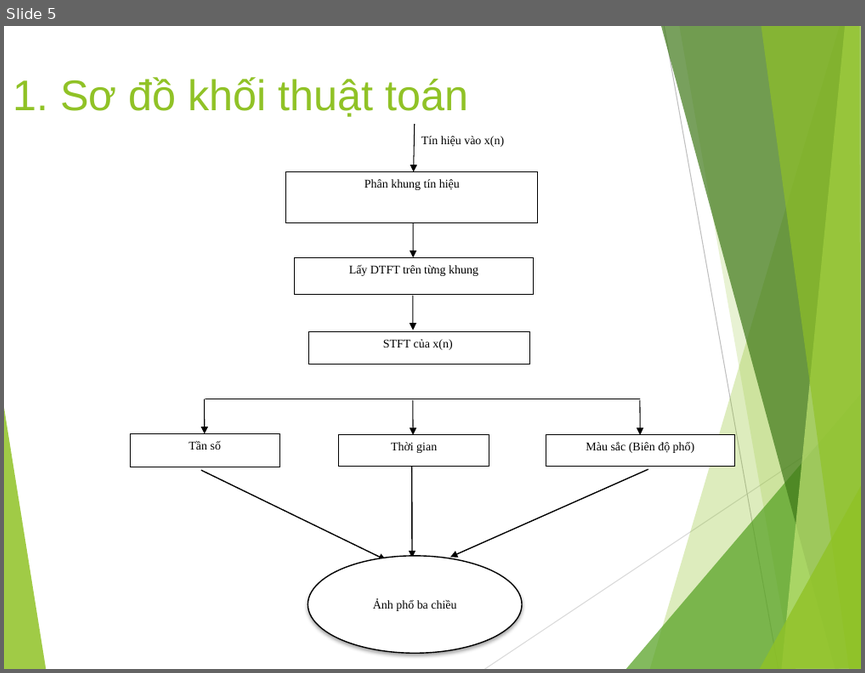
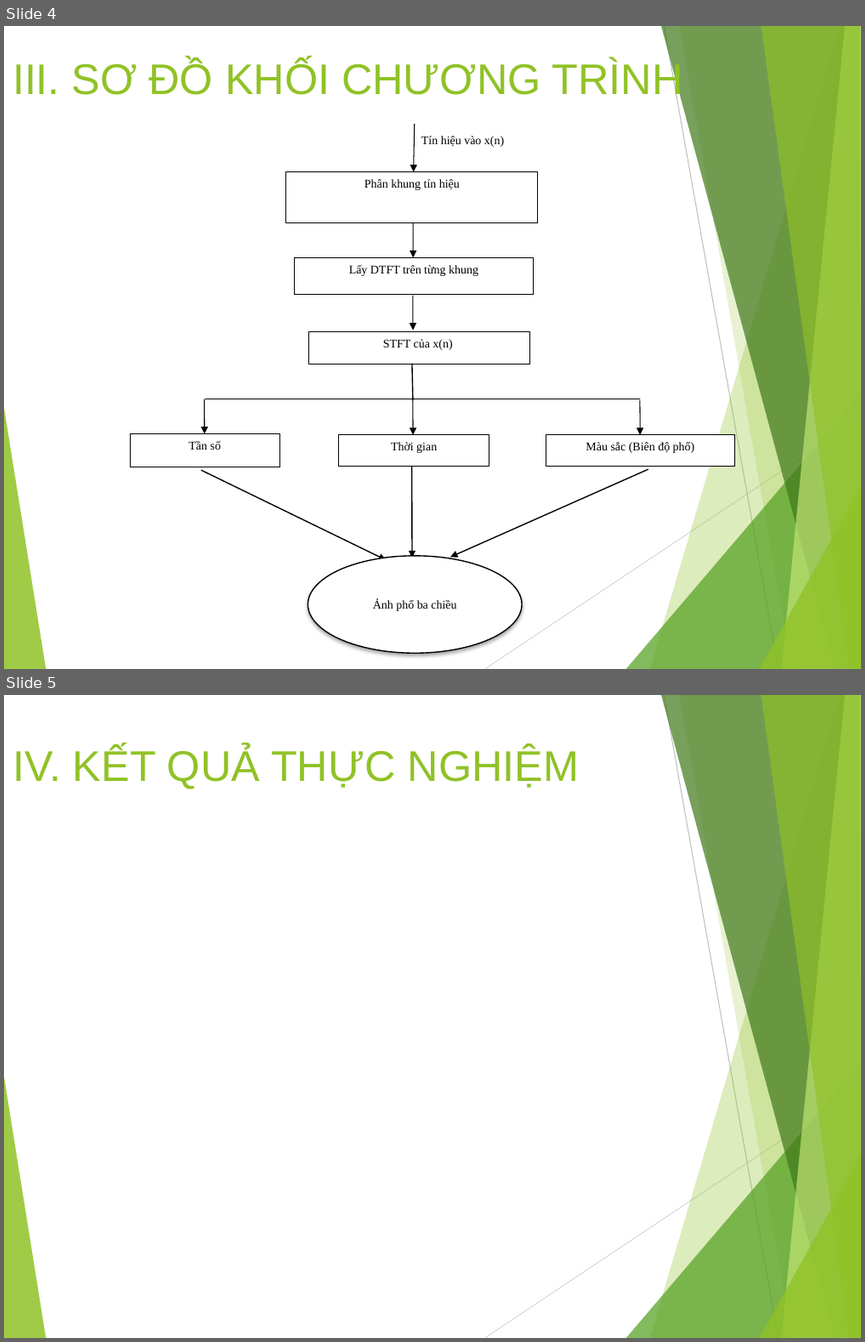
Before and after one commit to nhom-11-xlths/dE_02, a slide deck: SlideBaoCao.pptx. Shown one above the other, each under a label of ours: slide 5 before the commit, slides 4 and 5 after it. The pictures are 865x673 and 865x1342 pixels, drawn with LibreOffice and Linux fonts; fonts in the diff are those of the drawing. Boxes give left, top, right and bottom in pixels: in the first picture for what was removed or moved away, otherwise in the second. Text is boxed around its words. In the diff, an @@ line names an element or a change of style, - is before the commit and + after.

```diff
--- a/SlideBaoCao.pptx
+++ b/SlideBaoCao.pptx
@@ slide 5 added at [4, 695, 861, 1338], background #FFFFFF; not listed: 10 template elements that a slide beside it also shows @@
@@ title added at [12, 746, 579, 789], 36 pt, text #90C226 @@
+IV. KẾT QUẢ THỰC NGHIỆM
@@ what was slide 5 is now slide 4 @@
@@ slide 4 changed as well @@
@@ text at [12, 60, 683, 102]: text changed @@
-1. Sơ đồ khối thuật toán
+III. SƠ ĐỒ KHỐI CHƯƠNG TRÌNH
@@ line added from (412, 363) to (413, 399), #000000 1 pt @@
```
Also in this commit, not shown: 3 other slides changed, 2 slides removed.
